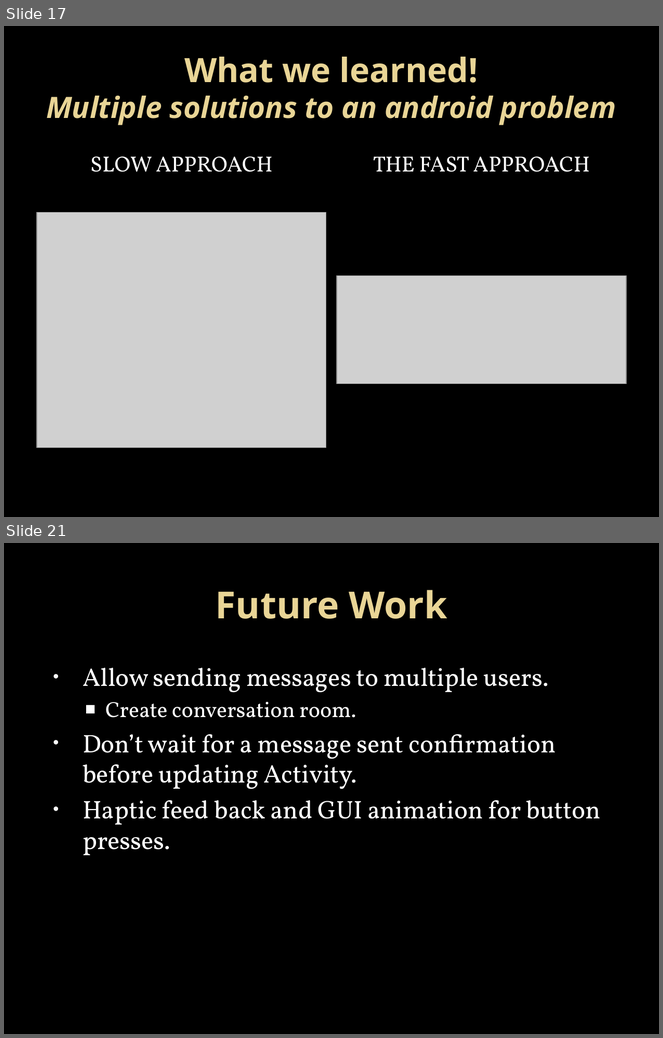
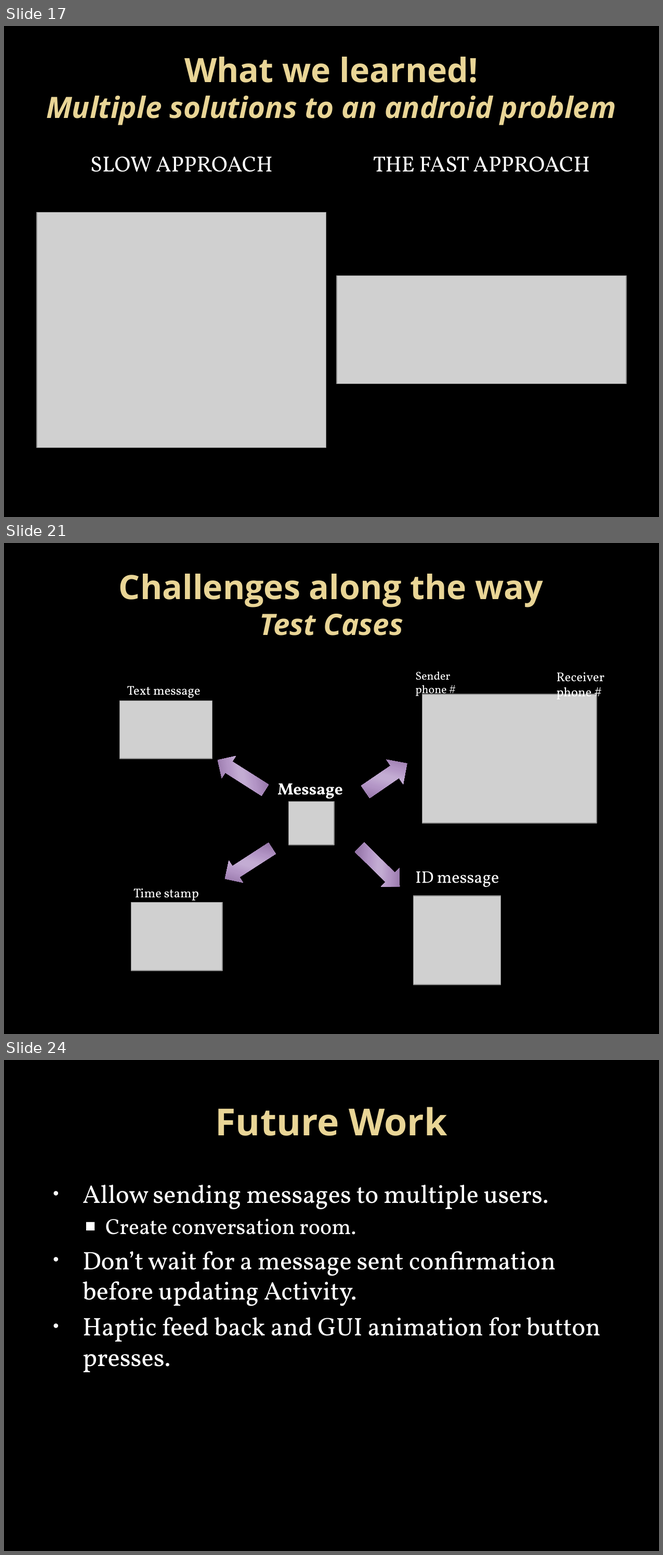
Before and after one commit to kbaileyky/CS5103-SMS, a slide deck: Documents/Presentation/CS5103 SMS MSGR .pptx. Shown one above the other, each under a label of ours: slides 17 and 21 before the commit, slides 17, 21 and 24 after it; the slides between them are not shown. The pictures are 663x1038 and 663x1555 pixels, drawn with LibreOffice and Linux fonts; fonts in the diff are those of the drawing; grey boxes stand for pictures; background and template pictures are left out. Boxes give left, top, right and bottom in pixels: in the first picture for what was removed or moved away, otherwise in the second. Text is boxed around its words. In the diff, an @@ line names an element or a change of style, - is before the commit and + after.

```diff
--- a/Documents/Presentation/CS5103 SMS MSGR .pptx
+++ b/Documents/Presentation/CS5103 SMS MSGR .pptx
@@ slide 21 added at bbox=[4, 543, 659, 1034], background picture (left out) @@
@@ title added at bbox=[119, 574, 544, 636], 36.9 pt, text gradient #EAD696 to #E7D081, bold @@
+Challenges along the way
+Test Cases
@@ text added at bbox=[415, 671, 450, 699], 12.5 pt, text #FFFFFF @@
+Sender
+phone #
@@ text added at bbox=[557, 672, 605, 700], 14 pt, text #FFFFFF @@
+Receiver
+phone #
@@ text added at bbox=[127, 686, 201, 698], 14 pt, text #FFFFFF @@
+Text message
@@ picture added at bbox=[422, 694, 596, 823] @@
@@ picture added at bbox=[120, 701, 213, 759] @@
@@ right arrow added at bbox=[211, 749, 273, 801], fill gradient #836196 to #B395C6 to #C4ACD4 to #B496C6 @@
@@ right arrow added at bbox=[357, 752, 415, 805], fill gradient #836196 to #B395C6 to #C4ACD4 to #B496C6 @@
@@ text added at bbox=[278, 783, 343, 802], 18 pt, text #FFFFFF, bold @@
+Message
@@ picture added at bbox=[289, 802, 334, 845] @@
@@ right arrow added at bbox=[218, 838, 279, 890], fill gradient #836196 to #B395C6 to #C4ACD4 to #B496C6 @@
@@ right arrow added at bbox=[351, 838, 410, 897], fill gradient #836196 to #B395C6 to #C4ACD4 to #B496C6 @@
@@ text added at bbox=[415, 872, 500, 887], 18.5 pt, text #FFFFFF @@
+ID message
@@ text added at bbox=[133, 889, 199, 903], 14 pt, text #FFFFFF @@
+Time stamp
@@ picture added at bbox=[414, 896, 501, 985] @@
@@ picture added at bbox=[131, 903, 222, 971] @@
@@ what was slide 21 is now slide 24 @@
```
Also in this commit, not shown: 6 slides changed, 2 other slides added.
